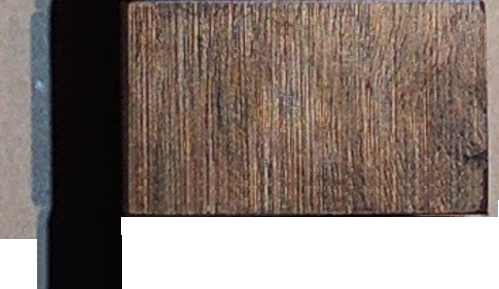
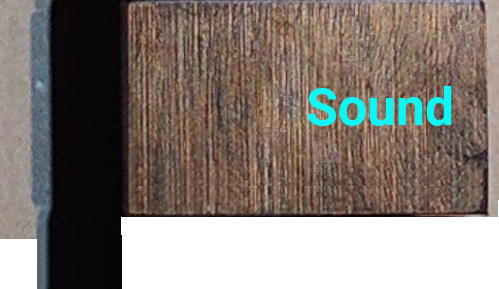
Comparing the layer stacks of the two w=499, h=289 images. Changes:
added layer "Sound" above "IMG_20170330_195846.jpg" over (307, 86, 452, 126)
